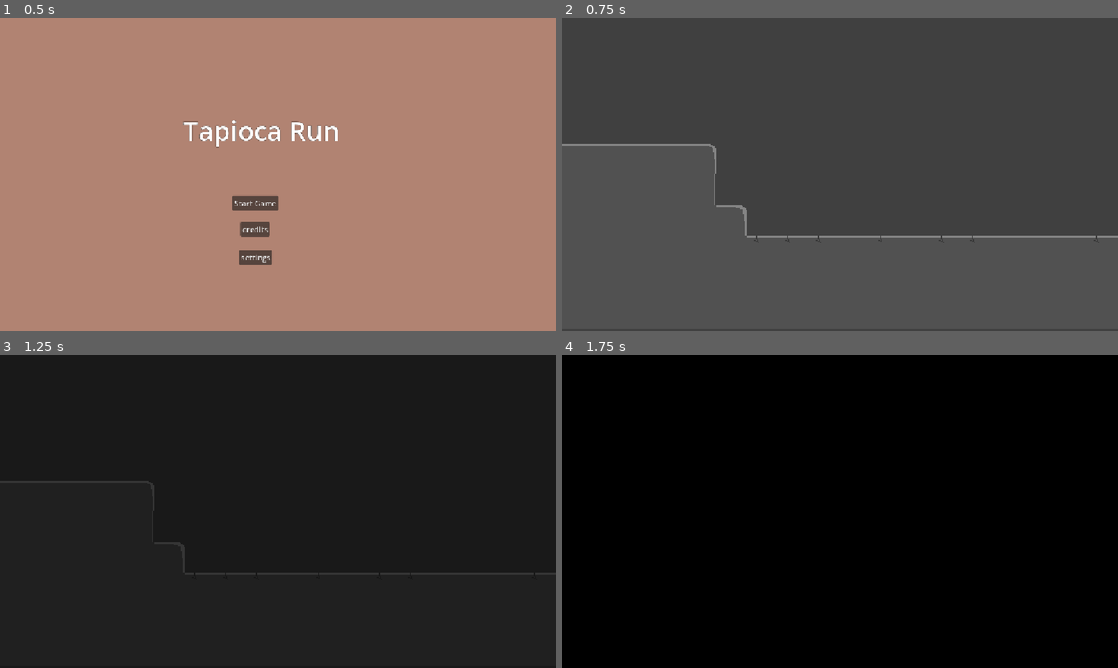
Above: before the commit, frames 1-4 (two rows, left to right).
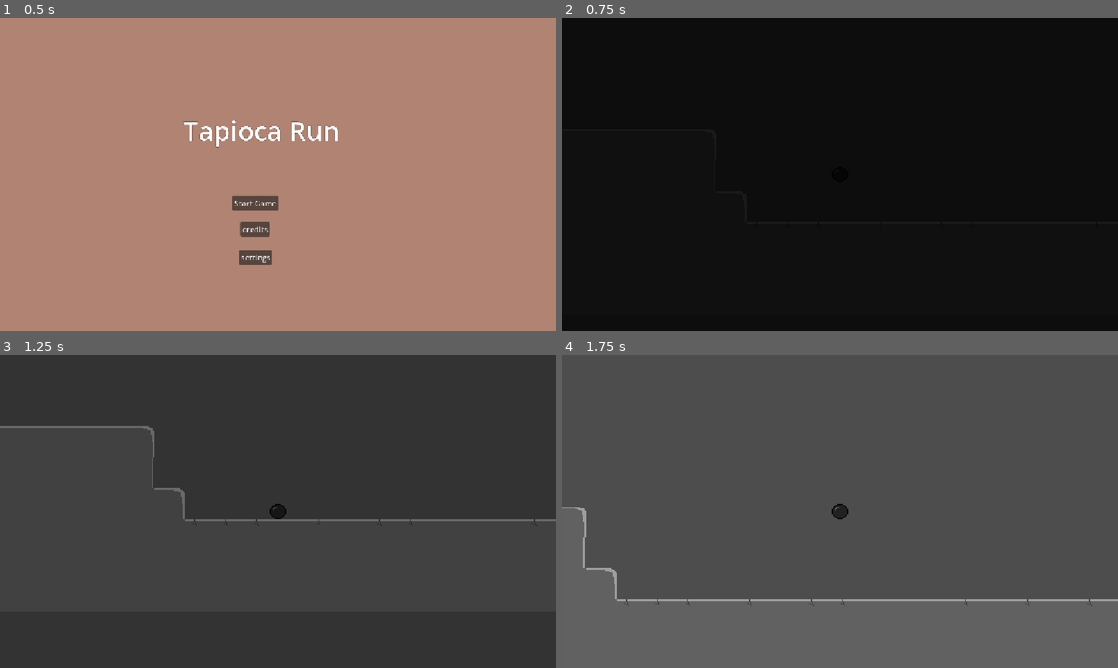
Above: after the commit, the same moments.

Repository: Adi-Ari-17/tapioca-run
Game: Godot game, scene res://scenes/main.tscn
The game is run twice, just before and just after one commit, with the same random seed, the same clock (stepped at 60 frames per second) and the same inputs.
Inputs:
- Up to frame 1 (0.5 s): no input
- Up to frame 2 (0.75 s): click "Start Game" at 0.5 s
- Up to frame 3 (1.25 s): no input
- Up to frame 4 (1.75 s): tap Enter (ui_accept) at 1.25, 1.52 s; hold Right (ui_right) from 1.28 s (still down)

Frame 1 is identical in both runs. In frame 2, 100% of the frame differs, in the area x 0-100%, y 0-100%; in frame 3, 82%; in frame 4, 100%.

Commit message:
new ~stable version

Diff:
--- a/tapioca-run/scripts/main.gd
+++ b/tapioca-run/scripts/main.gd
@@ -35,3 +35,12 @@
 	if new_level:
 		current_level_node = new_level.instantiate()
 		level_node.add_child(current_level_node)
+	if player:
+		player.set_physics_process(true)
+		player.global_position = spawn_pos
+		player.process_mode = Node.PROCESS_MODE_INHERIT
+		player.show()
+	if transition_layer:
+		transition_layer.fade_out()
+		await get_tree().create_timer(0.5).timeout
+		GameManager.controls_allowed = true
